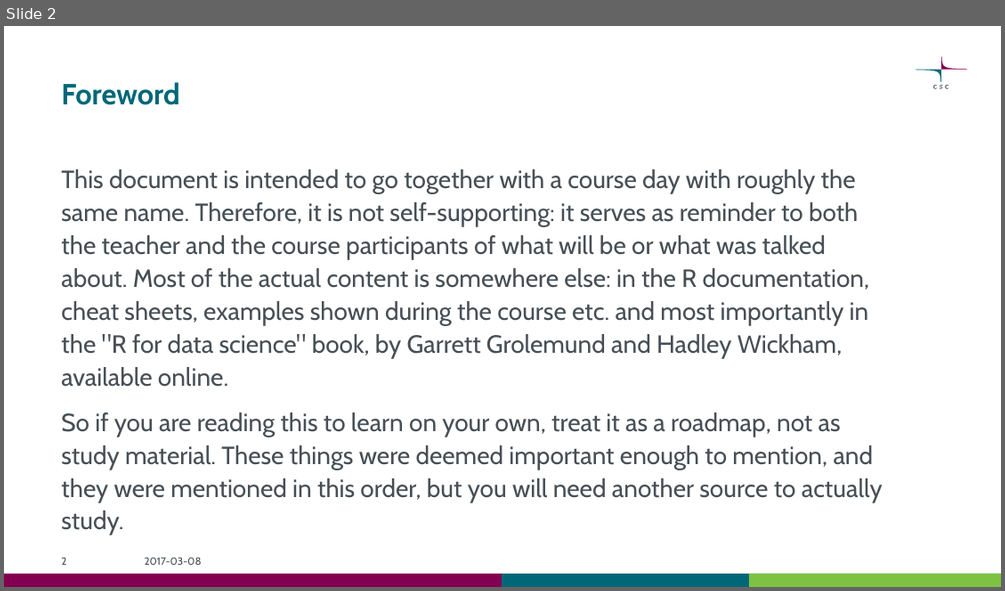
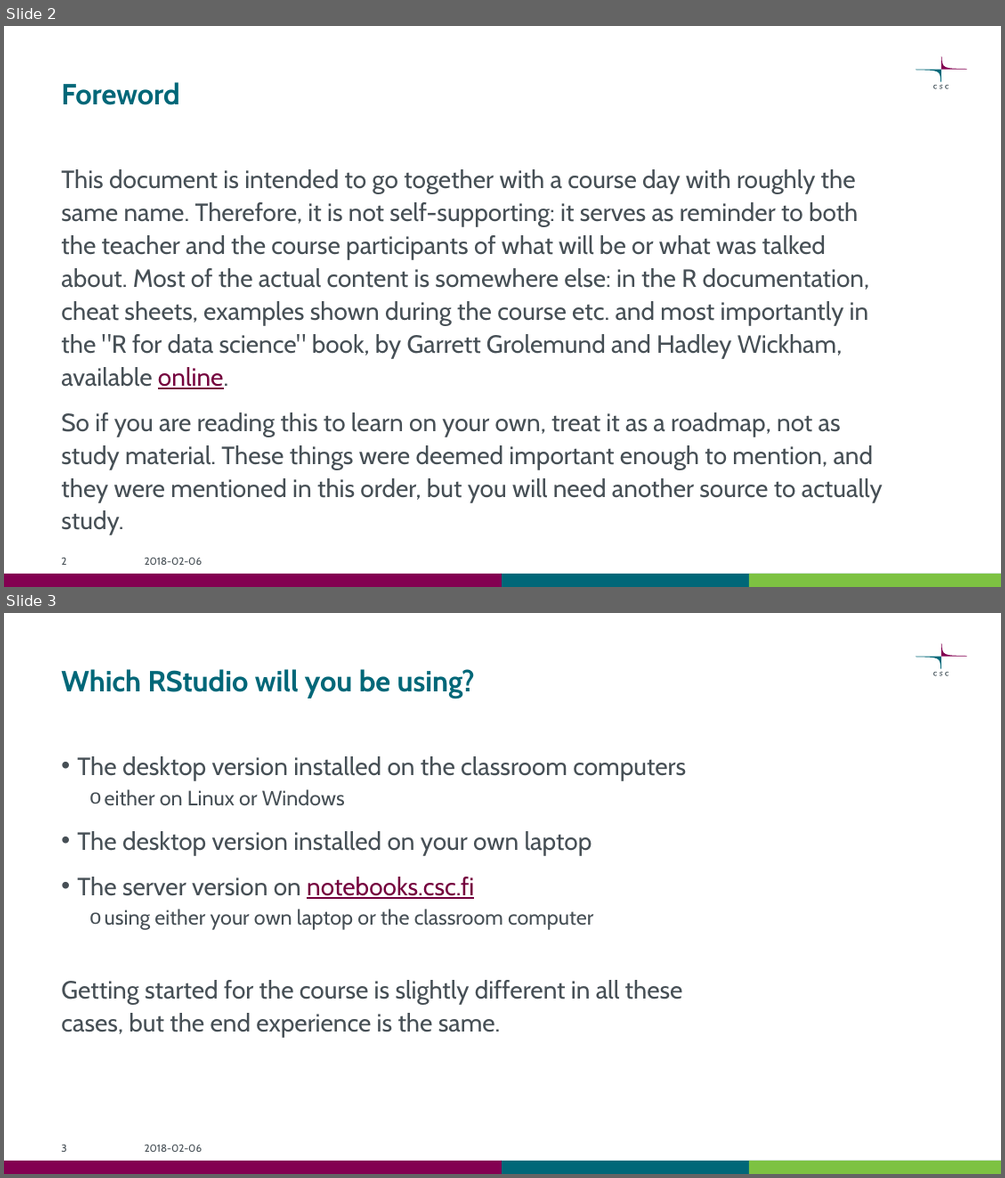
Before and after one commit to csc-training/wrangling-with-R, a slide deck: wrangling_with_r_bio18.pptx. Shown one above the other, each under a label of ours: slide 2 before the commit, slides 2 and 3 after it. The pictures are 1005x591 and 1005x1178 pixels, drawn with LibreOffice and Linux fonts; fonts in the diff are those of the drawing. Boxes give left, top, right and bottom in pixels: in the first picture for what was removed or moved away, otherwise in the second. Text is boxed around its words. In the diff, an @@ line names an element or a change of style, - is before the commit and + after.

Commit message:
Slides ready, added the cat pca notebook

```diff
--- a/wrangling_with_r_bio18.pptx
+++ b/wrangling_with_r_bio18.pptx
@@ slide 3 added at [4, 613, 1001, 1174], background #FFFFFF; not listed: 6 template elements that a slide beside it also shows @@
@@ title added at [61, 669, 475, 698], 28 pt, text #006778, bold @@
+Which RStudio will you be using?
@@ text added at [61, 756, 686, 1037], 24 pt, text #465055 @@
+• The desktop version installed on the classroom computers
+  o either on Linux or Windows
+• The desktop version installed on your own laptop
+• The server version on notebooks.csc.fi
+  o using either your own laptop or the classroom computer
+Getting started for the course is slightly different in all these cases, but the end experience is the same.
@@ page number added at [61, 1143, 66, 1151], 10 pt, text #465055 @@
+3
@@ text added at [145, 1143, 202, 1151], 10 pt, text #465055 @@
+2018-02-06
@@ slide 2 changed as well @@
@@ text at [61, 169, 870, 389]: text colour #465055 to #74003D, underline on in "online." @@
@@ text at [145, 556, 202, 564]: text changed @@
-2017-03-08
+2018-02-06
```
Also in this commit, not shown: 28 other slides changed, 4 other slides added, 6 slides removed, 2 other files.
